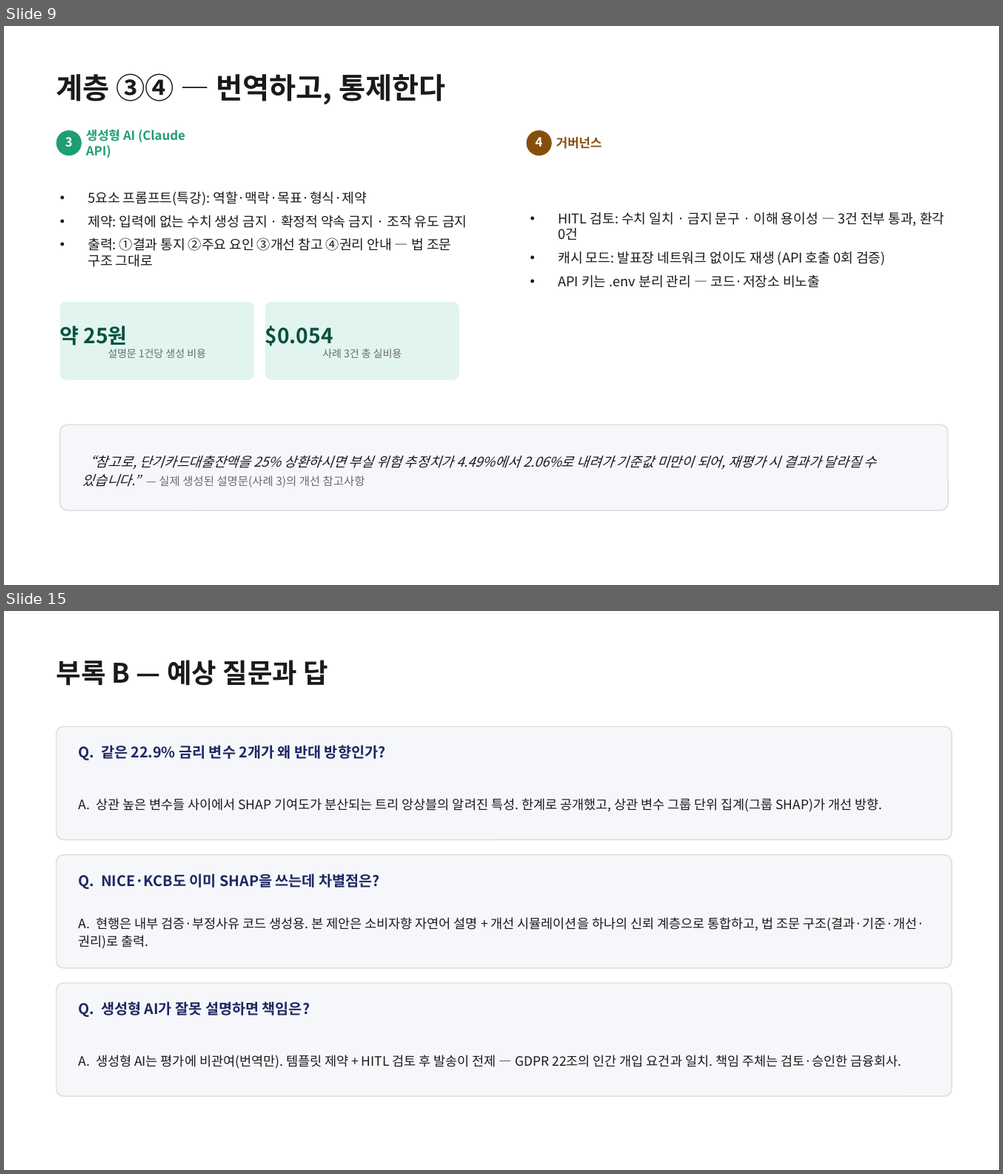
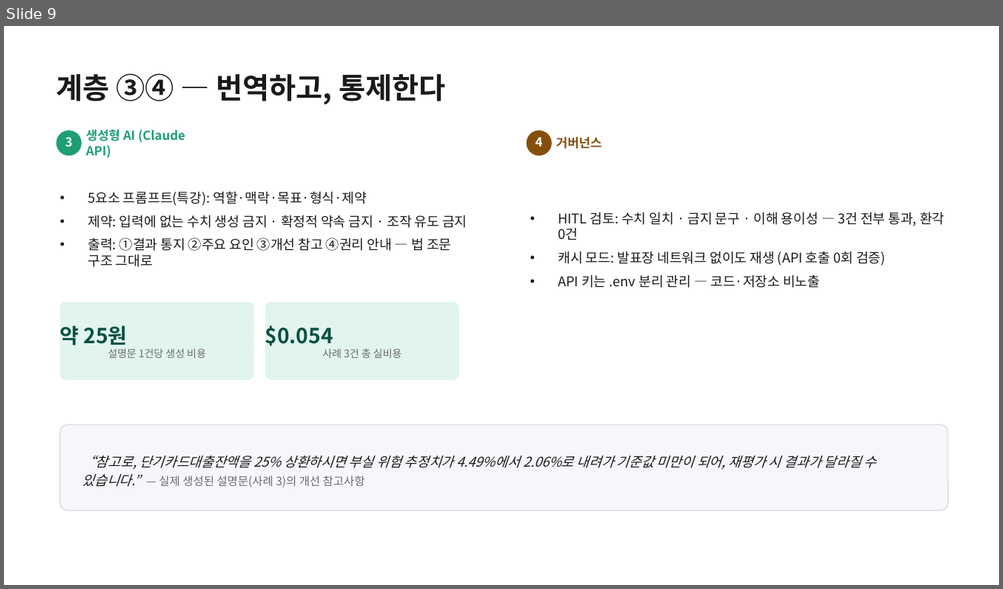
Before and after one commit to gwpark-dev/credit-explainer, a slide deck: CreditExplainer_발표자료_박건우.pptx. Shown one above the other, each under a label of ours: slides 9 and 15 before the commit, slide 9 after it; the slides between them are not shown. The pictures are 1003x1174 and 1003x589 pixels, drawn with LibreOffice and Linux fonts; fonts in the diff are those of the drawing. Boxes give left, top, right and bottom in pixels: in the first picture for what was removed or moved away, otherwise in the second. Text is boxed around its words. In the diff, an @@ line names an element or a change of style, - is before the commit and + after.

```diff
--- a/CreditExplainer_발표자료_박건우.pptx
+++ b/CreditExplainer_발표자료_박건우.pptx
@@ slide 15 removed at [4,611,999,1170], background #FFFFFF @@
@@ text removed at [57,660,327,686] @@
-부록 B — 예상 질문과 답
@@ rounded rectangle removed at [57,726,951,840] @@
@@ text removed at [79,745,386,760] @@
-Q. 같은 22.9% 금리 변수 2개가 왜 반대 방향인가?
@@ text removed at [79,798,882,812] @@
-A. 상관 높은 변수들 사이에서 SHAP 기여도가 분산되는 트리 앙상블의 알려진 특성. 한계로 공개했고, 상관 변수 그룹 단위 집계(그룹 SHAP)가 개선 방향.
@@ rounded rectangle removed at [57,855,951,968] @@
@@ text removed at [79,874,380,889] @@
-Q. NICE·KCB도 이미 SHAP을 쓰는데 차별점은?
@@ text removed at [79,917,925,949] @@
-A. 현행은 내부 검증·부정사유 코드 생성용. 본 제안은 소비자향 자연어 설명 + 개선 시뮬레이션을 하나의 신뢰 계층으로 통합하고, 법 조문 구조(결과·기준·개선·권리)로 출력.
@@ rounded rectangle removed at [57,983,951,1096] @@
@@ text removed at [79,1002,310,1017] @@
-Q. 생성형 AI가 잘못 설명하면 책임은?
@@ text removed at [79,1055,901,1069] @@
-A. 생성형 AI는 평가에 비관여(번역만). 템플릿 제약 + HITL 검토 후 발송이 전제 — GDPR 22조의 인간 개입 요건과 일치. 책임 주체는 검토·승인한 금융회사.
```
Also in this commit, not shown: 6 slides changed, 2 other slides removed, 4 other files.
